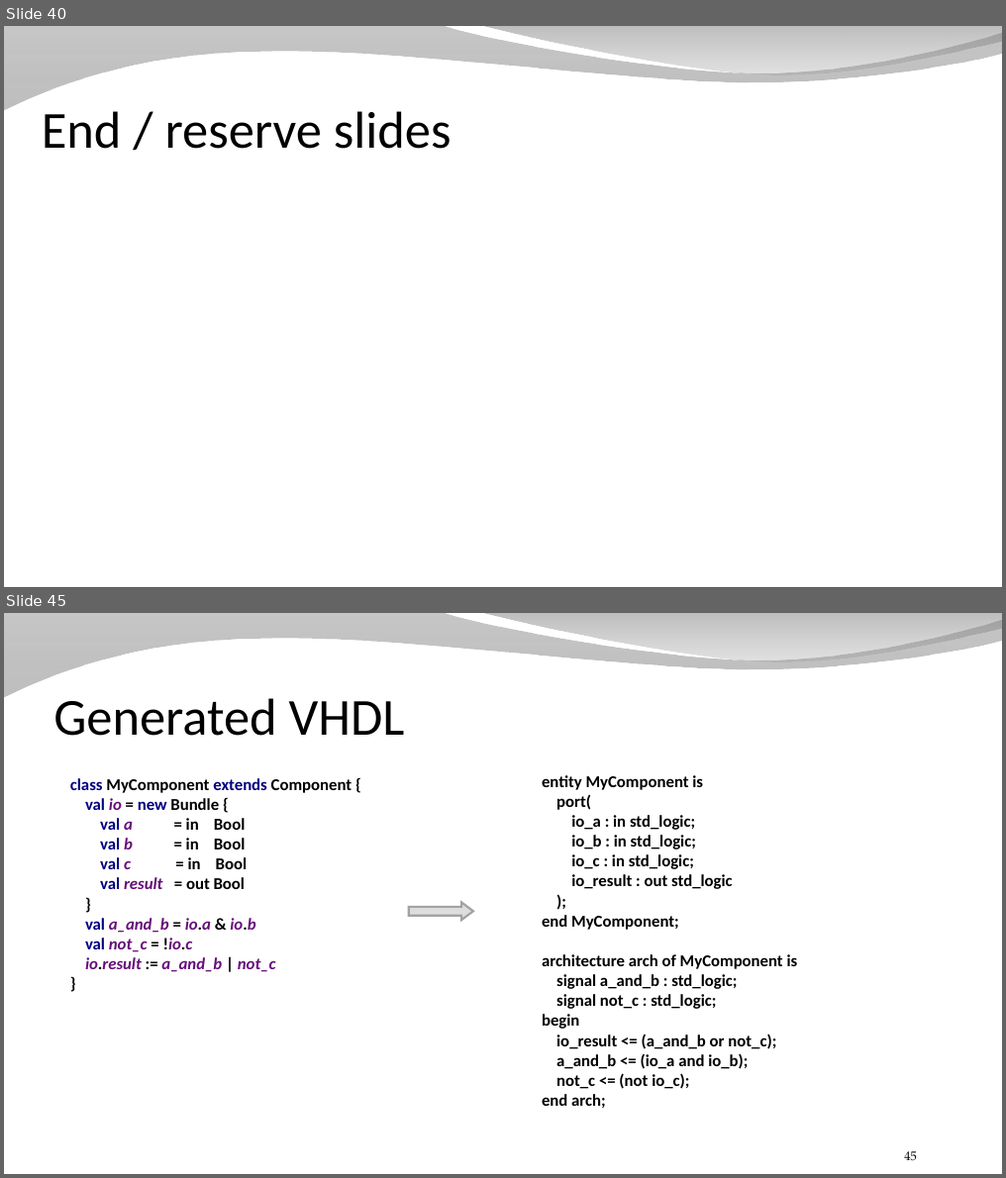
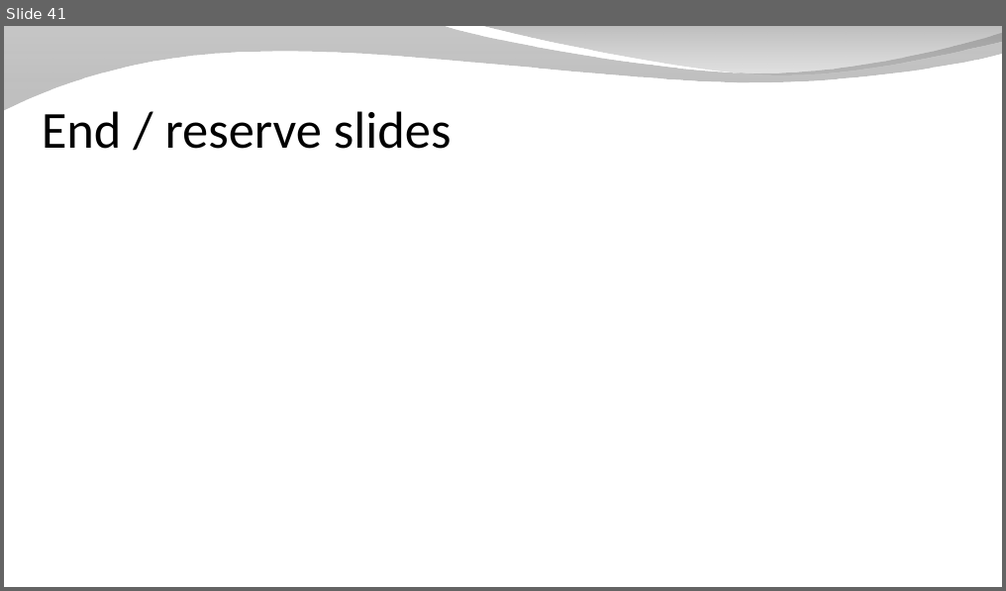
Before and after one commit to SpinalHDL/SpinalDoc, a slide deck: presentation/en/presentation_move_forward.odp. Shown one above the other, each under a label of ours: slides 40 and 45 before the commit, slide 41 after it; the slides between them are not shown. The pictures are 1006x1178 and 1006x591 pixels, drawn with LibreOffice and Linux fonts; fonts in the diff are those of the drawing; background and template pictures are left out. Boxes give left, top, right and bottom in pixels: in the first picture for what was removed or moved away, otherwise in the second. Text is boxed around its words. In the diff, an @@ line names an element or a change of style, - is before the commit and + after.

```diff
--- a/presentation/en/presentation_move_forward.odp
+++ b/presentation/en/presentation_move_forward.odp
@@ slide 45 removed at box(4, 613, 1002, 1174), background picture (left out); not listed: 2 template elements that a slide beside it also shows @@
@@ title removed at box(54, 698, 405, 736) @@
-Generated VHDL
@@ text removed at box(70, 778, 352, 972) @@
-class MyComponent extends Component {
-val io = new Bundle {
-val a = in Bool
-val b = in Bool
-val c = in Bool
-val result = out Bool
-}
-val a_and_b = io.a & io.b
-val not_c = !io.c
-io.result := a_and_b | not_c
-}
@@ text removed at box(542, 775, 798, 1108) @@
-entity MyComponent is
-port(
-io_a : in std_logic;
-io_b : in std_logic;
-io_c : in std_logic;
-io_result : out std_logic
-);
-end MyComponent;
-architecture arch of MyComponent is
-signal a_and_b : std_logic;
-signal not_c : std_logic;
-begin
-io_result <= (a_and_b or not_c);
-a_and_b <= (io_a and io_b);
-not_c <= (not io_c);
-end arch;
@@ right arrow removed at box(409, 902, 473, 921) @@
@@ page number removed at box(904, 1152, 917, 1161) @@
-45
@@ what was slide 40 is now slide 41 @@
```
Also in this commit, not shown: 10 slides changed, 2 slides added, 54 other slides removed, 9 other files.
